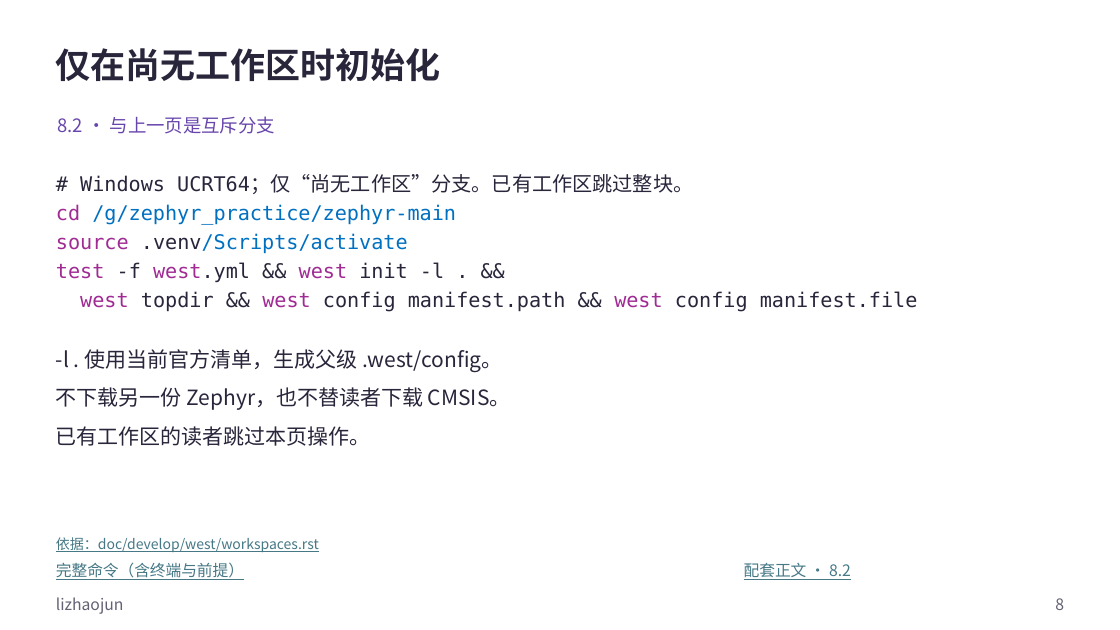
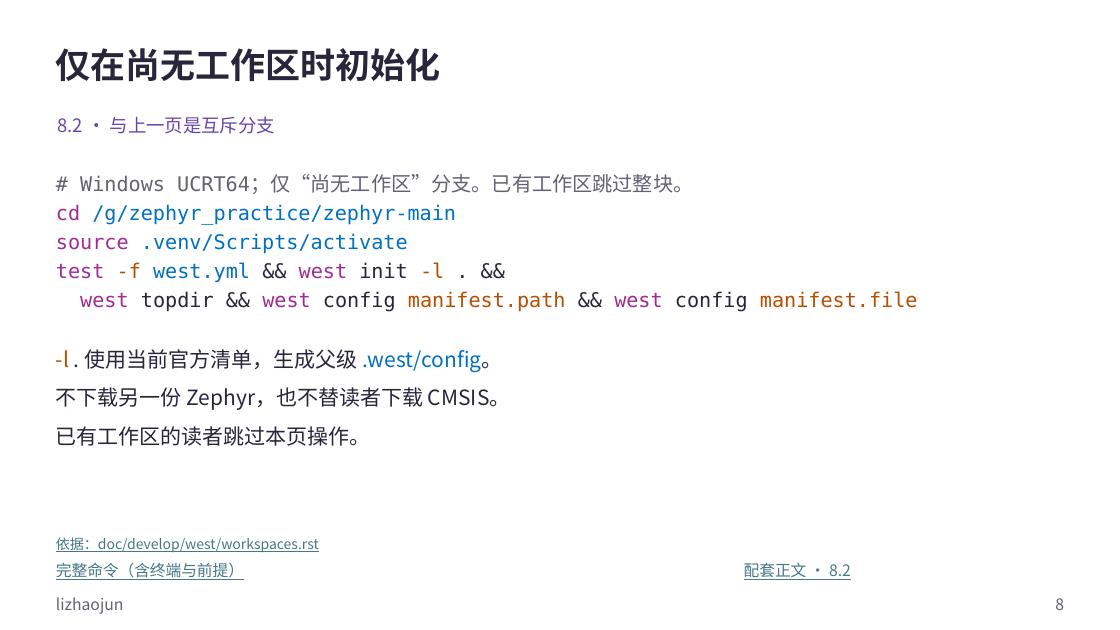
Before and after one commit to FormingSystem/zephyr_hc32f4a0, a slide deck: slide 8 of learning/P01_zephyr_make_project/slides/P008_west零基础与Zephyr构建_Windows.pptx. Drawn at 1120x630 pixels with LibreOffice and Linux fonts; fonts in the diff are those of the drawing. Boxes give left, top, right and bottom in pixels: in the first picture for what was removed or moved away, otherwise in the second. Text is boxed around its words. In the diff, an @@ line names an element or a change of style, - is before the commit and + after.

Commit message:
content(learning/west): 统一west命令和扩展声明的代码样式
- 区分终端命令、清单字段与扩展实现路径，补阅读图例，保持 west 与 CMake 搭配操作的完整命令。
- 正式 PPT 与可重建原生源同步，保留封面、媒体、批注和非正文页脚署名。

```diff
--- a/learning/P01_zephyr_make_project/slides/P008_west零基础与Zephyr构建_Windows.pptx
+++ b/learning/P01_zephyr_make_project/slides/P008_west零基础与Zephyr构建_Windows.pptx
@@ text at [56, 174, 918, 312]: text colour #29263B to #646173 in "# Windows UCRT64；仅“尚无工作区”分支。已有工作区跳过整块。"; text colour #29263B to #0070C0 in ".venv/Scripts/activate", "west.yml"; text colour #29263B to #B84E00 in "-f -l", "manifest.path manifest.file"; text colour #A02B93 to #0070C0 in "west.yml" @@
@@ text at [56, 349, 502, 372]: text colour #29263B to #B84E00 in "-l"; text colour #29263B to #0070C0 in ".west/config。" @@
```
Also in this commit, not shown: 23 other slides changed, 24 other files.
